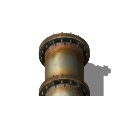
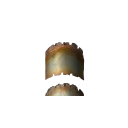
Layered file, before and after one edit (w=128, h=128). Changes by layer:
hid "Layer 1" over left=38, top=32, right=111, bottom=96
